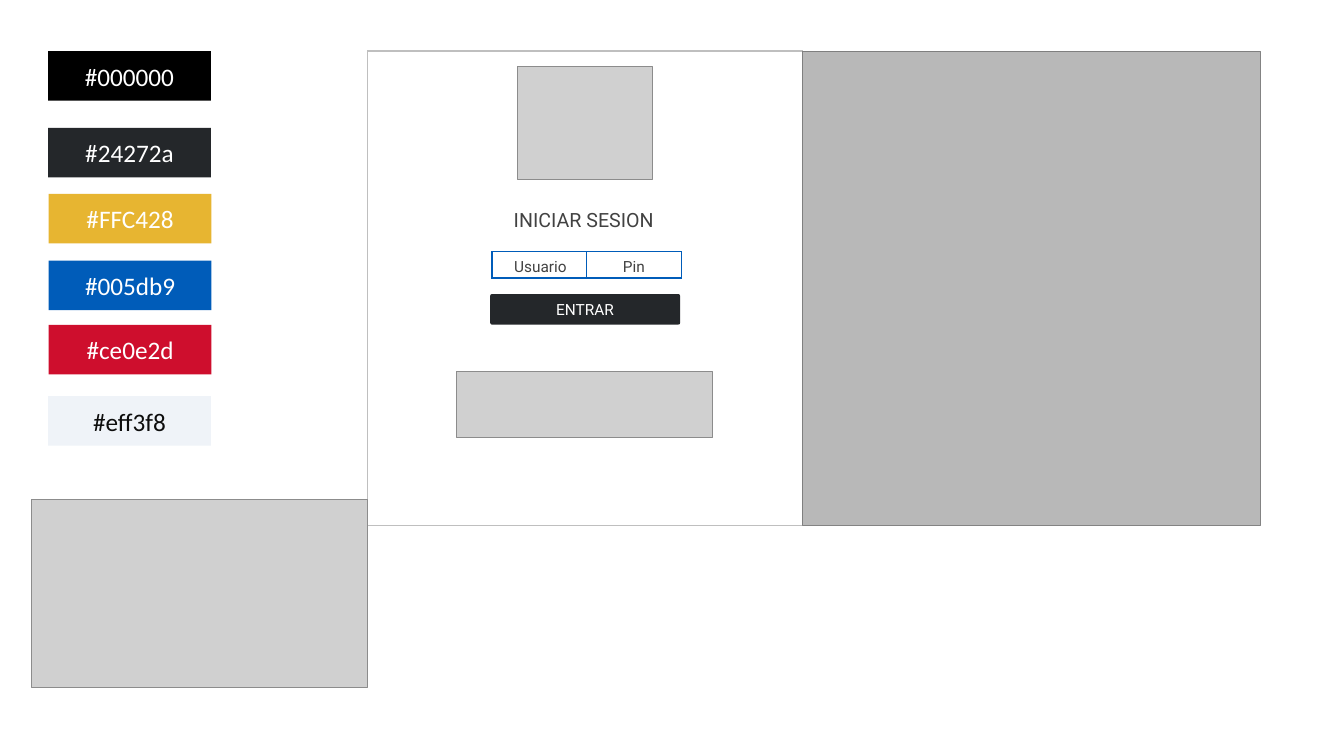
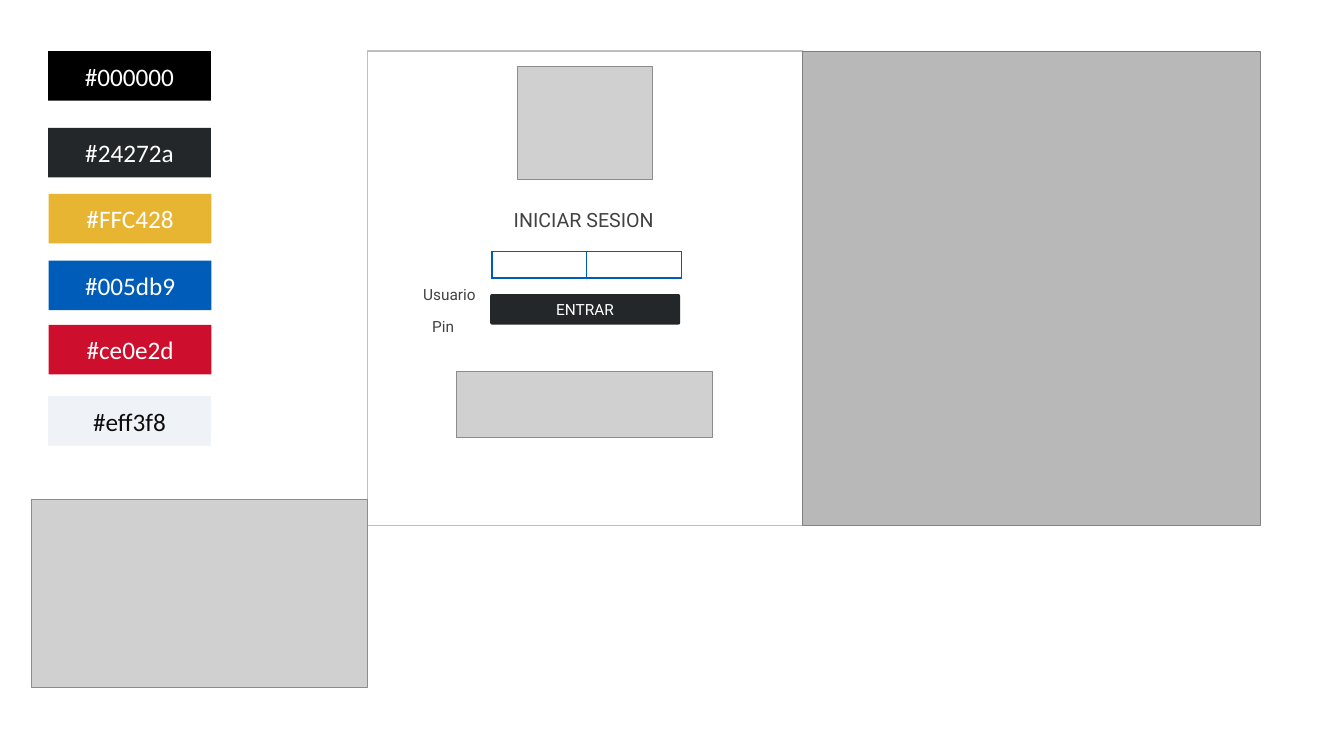
Before and after one commit to ITT-2153/GymSystem, a slide deck: slide 1 of UI.pptx. Drawn at 1344x756 pixels with LibreOffice and Linux fonts; fonts in the diff are those of the drawing; grey boxes stand for pictures. Boxes give left, top, right and bottom in pixels: in the first picture for what was removed or moved away, otherwise in the second. Text is boxed around its words. In the diff, an @@ line names an element or a change of style, - is before the commit and + after.

```diff
--- a/UI.pptx
+++ b/UI.pptx
@@ text "Usuario": place and size @@
-text "Usuario" at [514, 261, 567, 272]
+text "Usuario" at [423, 289, 476, 300]
@@ text "Pin": place and size @@
-text "Pin" at [623, 261, 645, 272]
+text "Pin" at [432, 321, 454, 332]
```
Also in this commit, not shown: 2 slides added, 20 other files.
